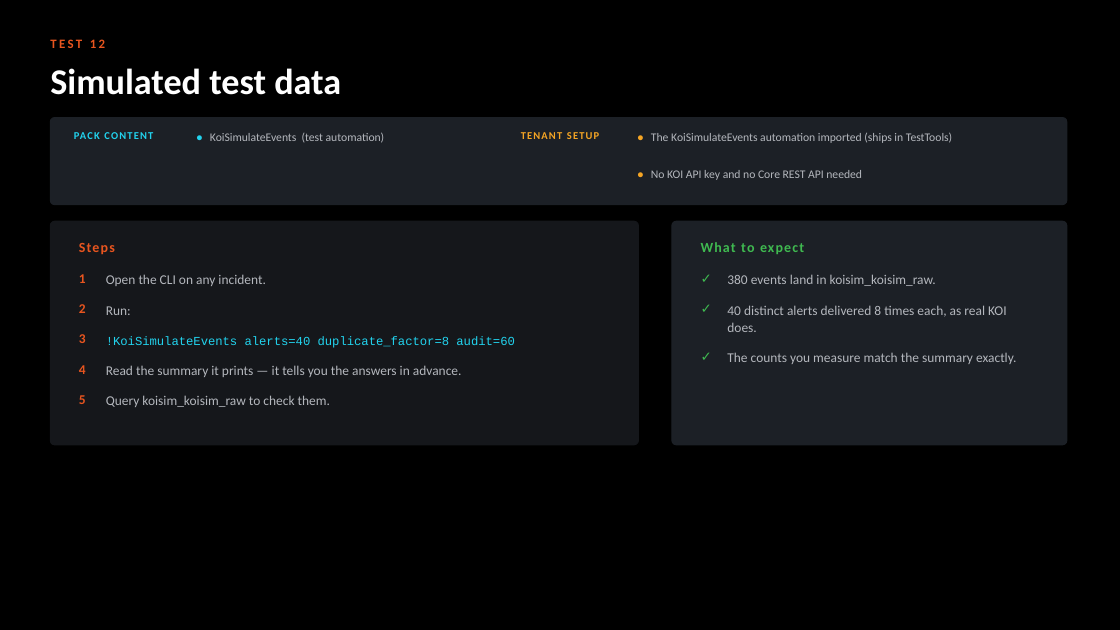
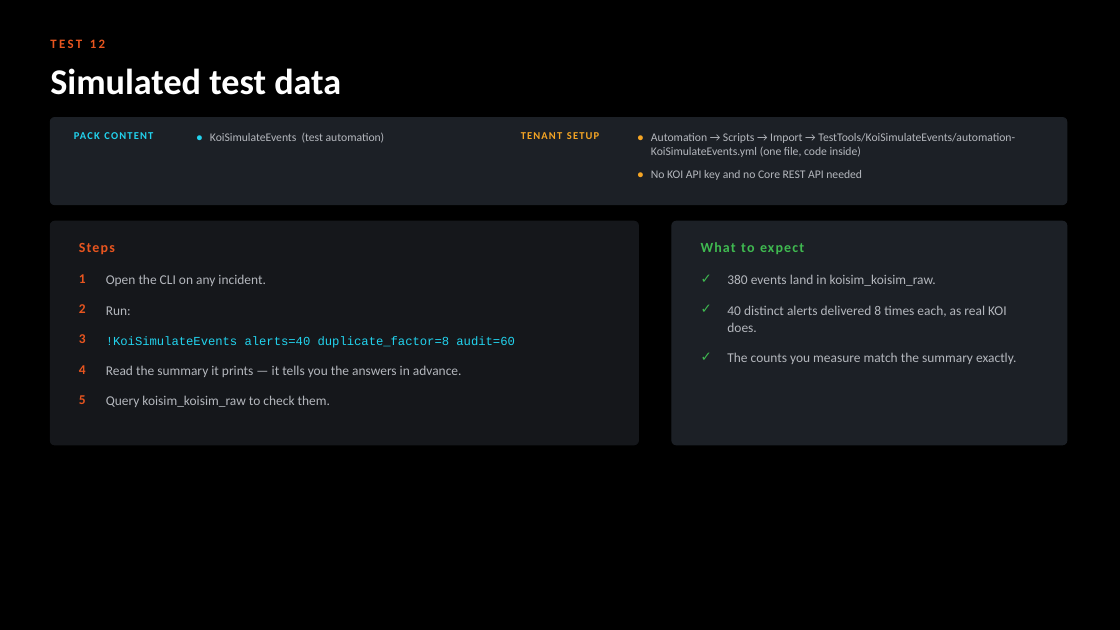
Before and after one commit to ayman-m/koi-xsiam-pack, a slide deck: slide 19 of docs/KOI_Content_Pack_Test_Guide.pptx. Drawn at 1120x630 pixels with LibreOffice and Linux fonts; fonts in the diff are those of the drawing. Boxes give left, top, right and bottom in pixels: in the first picture for what was removed or moved away, otherwise in the second. Text is boxed around its words. In the diff, an @@ line names an element or a change of style, - is before the commit and + after.

```diff
--- a/docs/KOI_Content_Pack_Test_Guide.pptx
+++ b/docs/KOI_Content_Pack_Test_Guide.pptx
@@ text at [651, 133, 1015, 157]: text changed @@
-The KoiSimulateEvents automation imported (ships in TestTools)
+Automation → Scripts → Import → TestTools/KoiSimulateEvents/automation-KoiSimulateEvents.yml (one file, code inside)
```
Also in this commit, not shown: 1 other slide changed, 5 other files.
